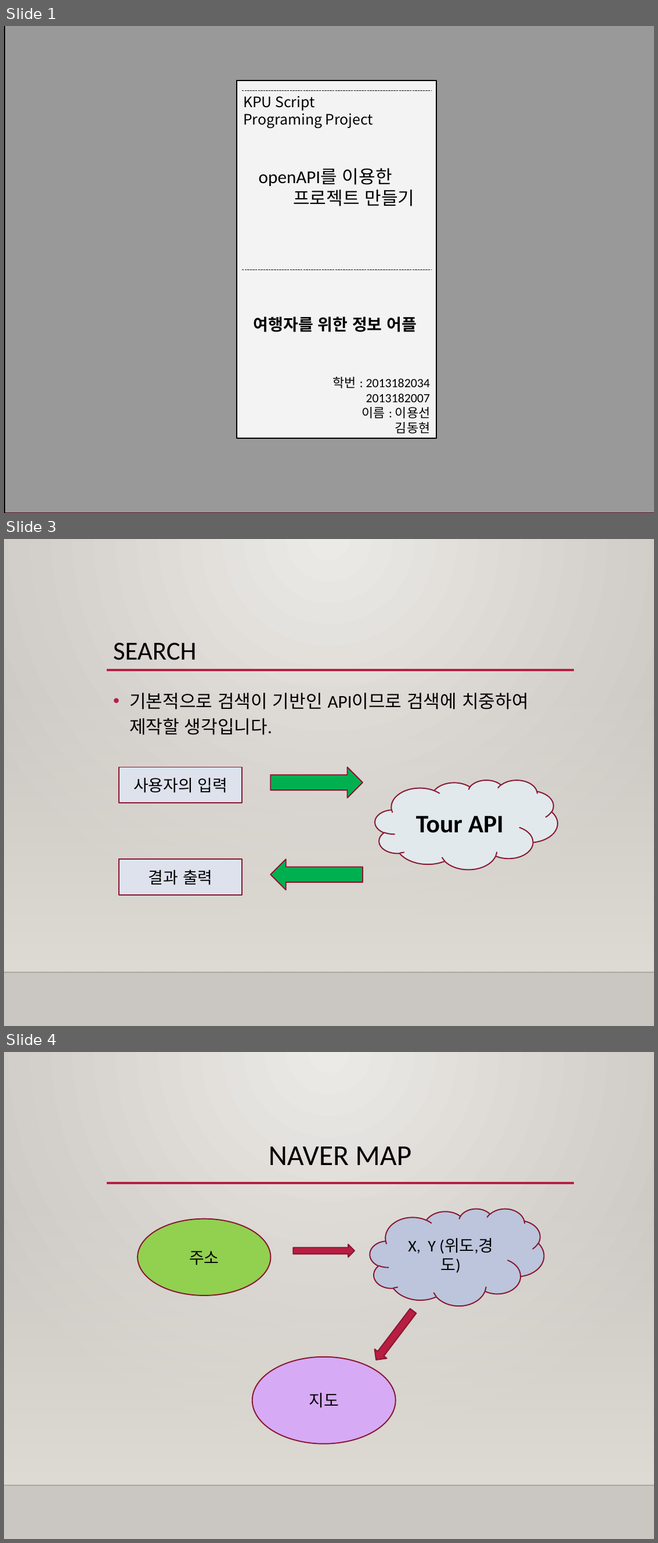
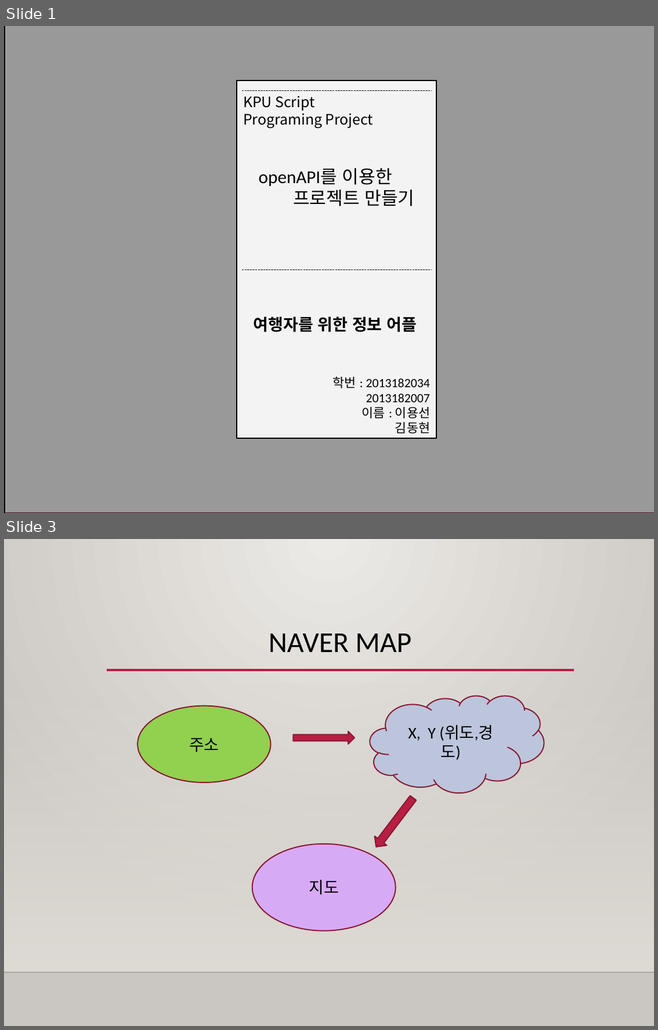
Before and after one commit to YongsunLee/KPU_game_engineering, a slide deck: Project/Script Project 중간발표.pptx. Shown one above the other, each under a label of ours: slides 1, 3 and 4 before the commit, slides 1 and 3 after it; the slides between them are not shown. The pictures are 658x1543 and 658x1030 pixels, drawn with LibreOffice and Linux fonts; fonts in the diff are those of the drawing; background and template pictures are left out. Boxes give left, top, right and bottom in pixels: in the first picture for what was removed or moved away, otherwise in the second. Text is boxed around its words. In the diff, an @@ line names an element or a change of style, - is before the commit and + after.

```diff
--- a/Project/Script Project 중간발표.pptx
+++ b/Project/Script Project 중간발표.pptx
@@ slide 3 removed at (4, 539, 654, 1026), background gradient #ECEAE7 to #CAC7C1; not listed: 3 template elements that a slide beside it also shows @@
@@ title removed at (113, 643, 197, 660) @@
-SEARCH
@@ text removed at (129, 693, 528, 735) @@
-• 기본적으로 검색이 기반인 API이므로 검색에 치중하여 제작할 생각입니다.
@@ rectangle removed at (119, 767, 242, 803) @@
-사용자의 입력
@@ right arrow removed at (270, 767, 362, 798) @@
@@ cloud removed at (375, 780, 557, 870) @@
-Tour API
@@ rectangle removed at (119, 859, 242, 895) @@
-결과 출력
@@ right arrow removed at (270, 859, 362, 890) @@
@@ what was slide 4 is now slide 3 @@
```
Also in this commit, not shown: 1 slide changed, 7 other files.
